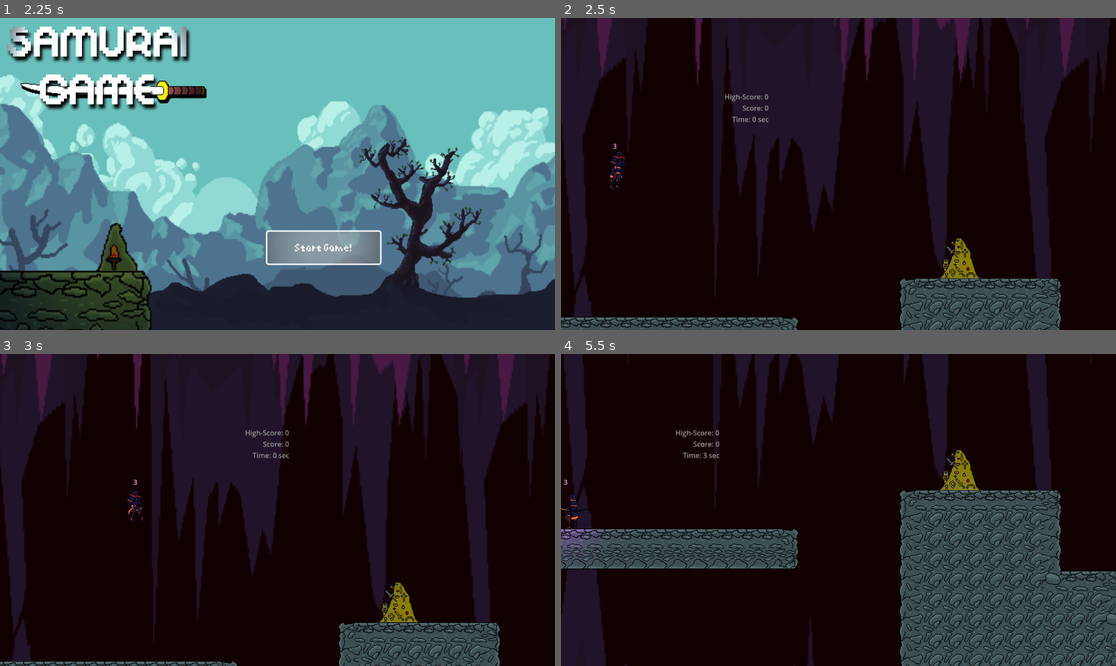
Above: before the commit, frames 1-4 (two rows, left to right).
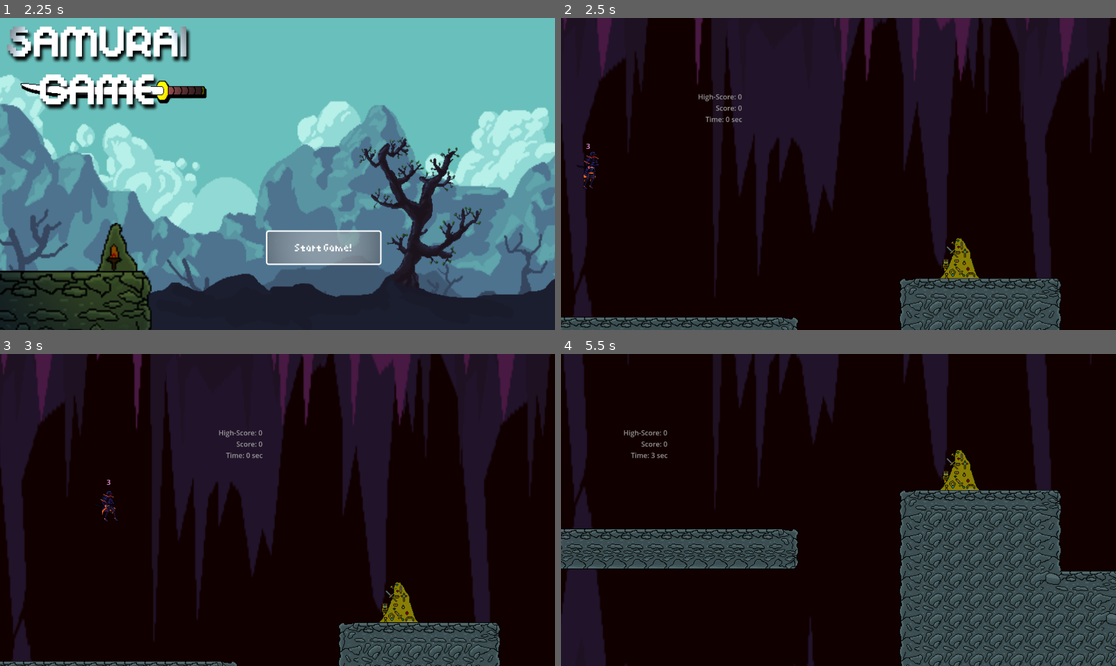
Above: after the commit, the same moments.

Repository: Neolanco/samurai-game
Game: Godot game, scene res://titlescreen.tscn
Same seed, same stepped clock (60 frames per second), same inputs: the game is played once before the commit and once after it.
Inputs:
- Up to frame 1 (2.25 s): click "Start Game!" at 0.5 s; click "Start Game!" at 1.25 s; tap Enter (ui_accept) at 2 s; hold Right (ui_right) from 2.03 s (still down); hold Space from 2.03 s (still down)
- Up to frame 2 (2.5 s): keep holding Right (ui_right); keep holding Space; tap Enter (ui_accept) at 2.27 s
- Up to frame 3 (3 s): release Right (ui_right) at 2.78 s; release Space at 2.78 s; hold W from 2.78 s (still down); tap Shift at 2.85 s
- Up to frame 4 (5.5 s): tap Enter (ui_accept) at 3.02, 4.52, 5.27 s; hold Q 3.53-4.28 s; release W at 4.28 s; hold Left (ui_left) 4.28-5.03 s; tap Space at 4.35 s; hold W from 5.03 s (still down); hold Shift from 5.03 s (still down)

Frame 1 is identical in both runs. In frame 2, 0.6% of the frame differs, in the area x 2-38%, y 24-55%; in frame 3, 0.5%; in frame 4, 0.8%, in the area x 0-43%, y 24-64%.

Commit message:
removed testenemy

Diff:
--- a/main.tscn
+++ b/main.tscn
@@ -6,7 +6,6 @@
 [ext_resource type="Texture2D" uid="uid://cqqepxfjd183v" path="res://refrences/cave backgrounds/red_L2.png" id="4_u10rw"]
 [ext_resource type="Texture2D" uid="uid://bdu5hw8cjnktr" path="res://refrences/cave backgrounds/red_L3.png" id="5_tkqpy"]
 [ext_resource type="Texture2D" uid="uid://cbue4nr1e2dlk" path="res://refrences/cave backgrounds/red_L4.png" id="6_ufp1h"]
-[ext_resource type="PackedScene" uid="uid://lrkc5r3geu4q" path="res://refrences/enemy_test.tscn" id="7_iyqjg"]
 
 [node name="Main" type="Node2D"]
 script = ExtResource("1_3byd7")
@@ -92,5 +91,3 @@
 
 [node name="CanvasModulate" type="CanvasModulate" parent="."]
 color = Color(0.611765, 0.611765, 0.611765, 1)
-
-[node name="EnemyTest" parent="." instance=ExtResource("7_iyqjg")]
Not shown: 1 places in main.tscn that only renumber resources
